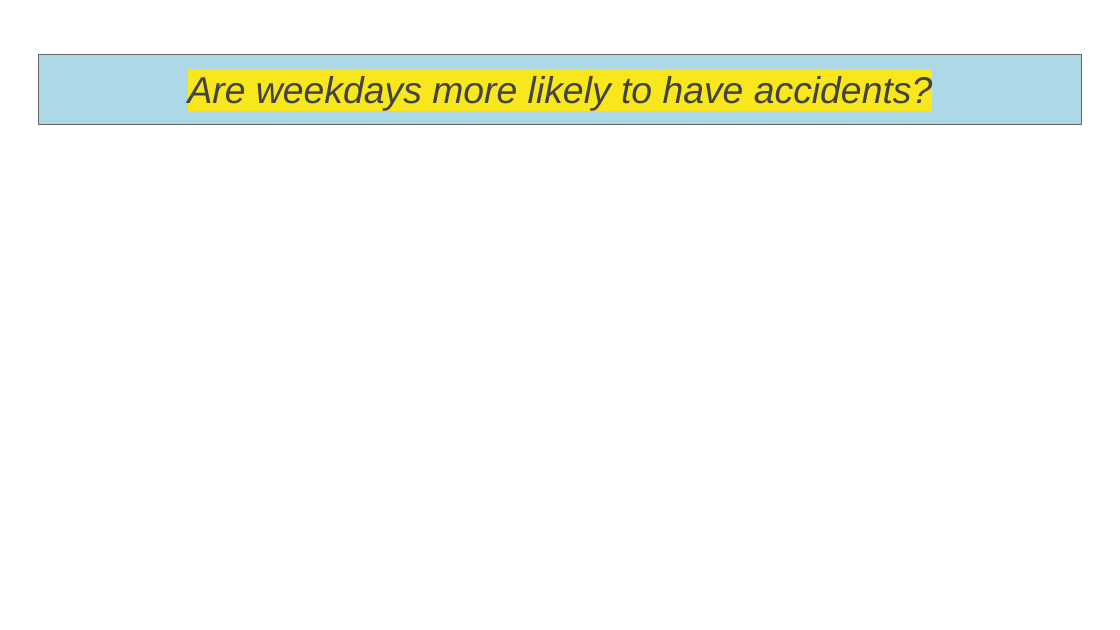
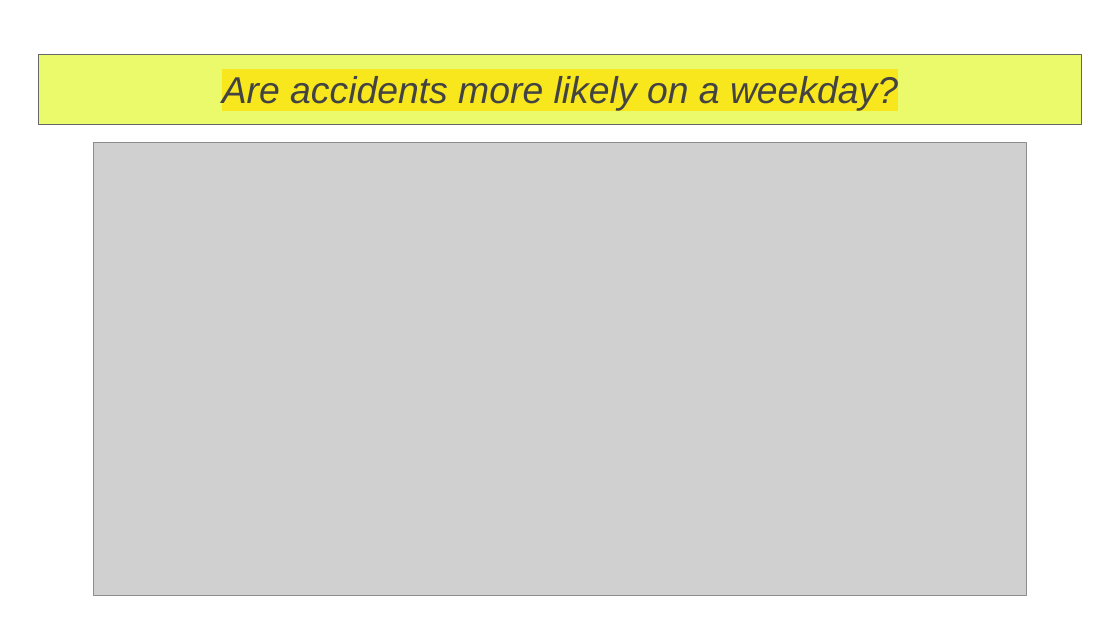
Before and after one commit to bailatrix/London-Traffic-Trends, a slide deck: slide 6 of Accident Trends in London.pptx (slide 5 before the commit). Drawn at 1120x630 pixels with LibreOffice and Linux fonts; fonts in the diff are those of the drawing; grey boxes stand for pictures. Boxes give left, top, right and bottom in pixels: in the first picture for what was removed or moved away, otherwise in the second. Text is boxed around its words. In the diff, an @@ line names an element or a change of style, - is before the commit and + after.

```diff
--- a/Accident Trends in London.pptx
+++ b/Accident Trends in London.pptx
@@ title "Are accidents more likely on ..." at <box>38,55,1082,125</box>: fill #ADD8E6 to #DFF816 at 64% opacity @@
@@ title at <box>222,76,898,110</box>: text changed @@
-Are weekdays more likely to have accidents?
+Are accidents more likely on a weekday?
@@ picture added at <box>94,142,1027,596</box> @@
```
Also in this commit, not shown: 8 other slides changed, 8 slides added, 10 slides removed.
